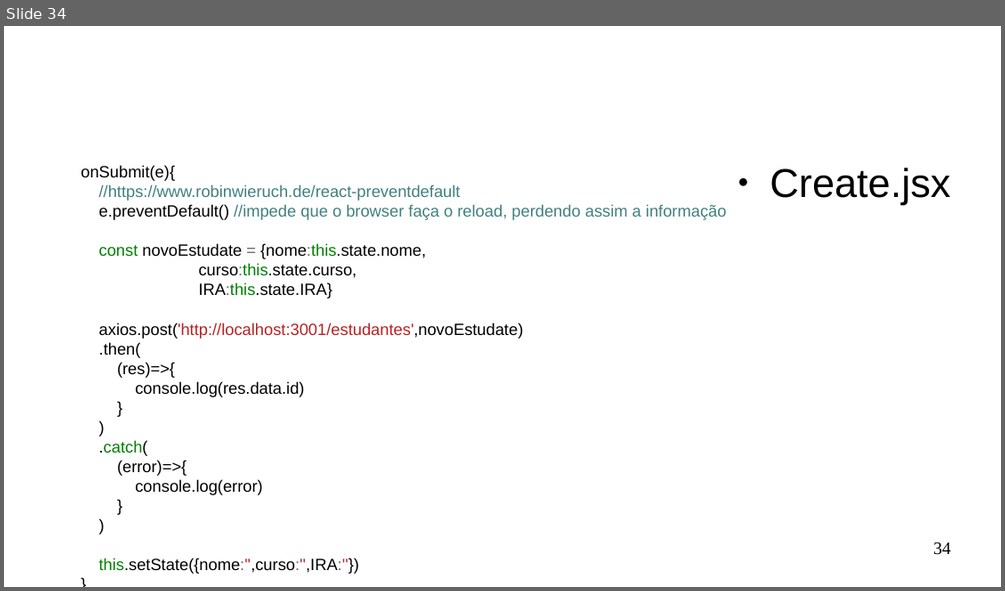
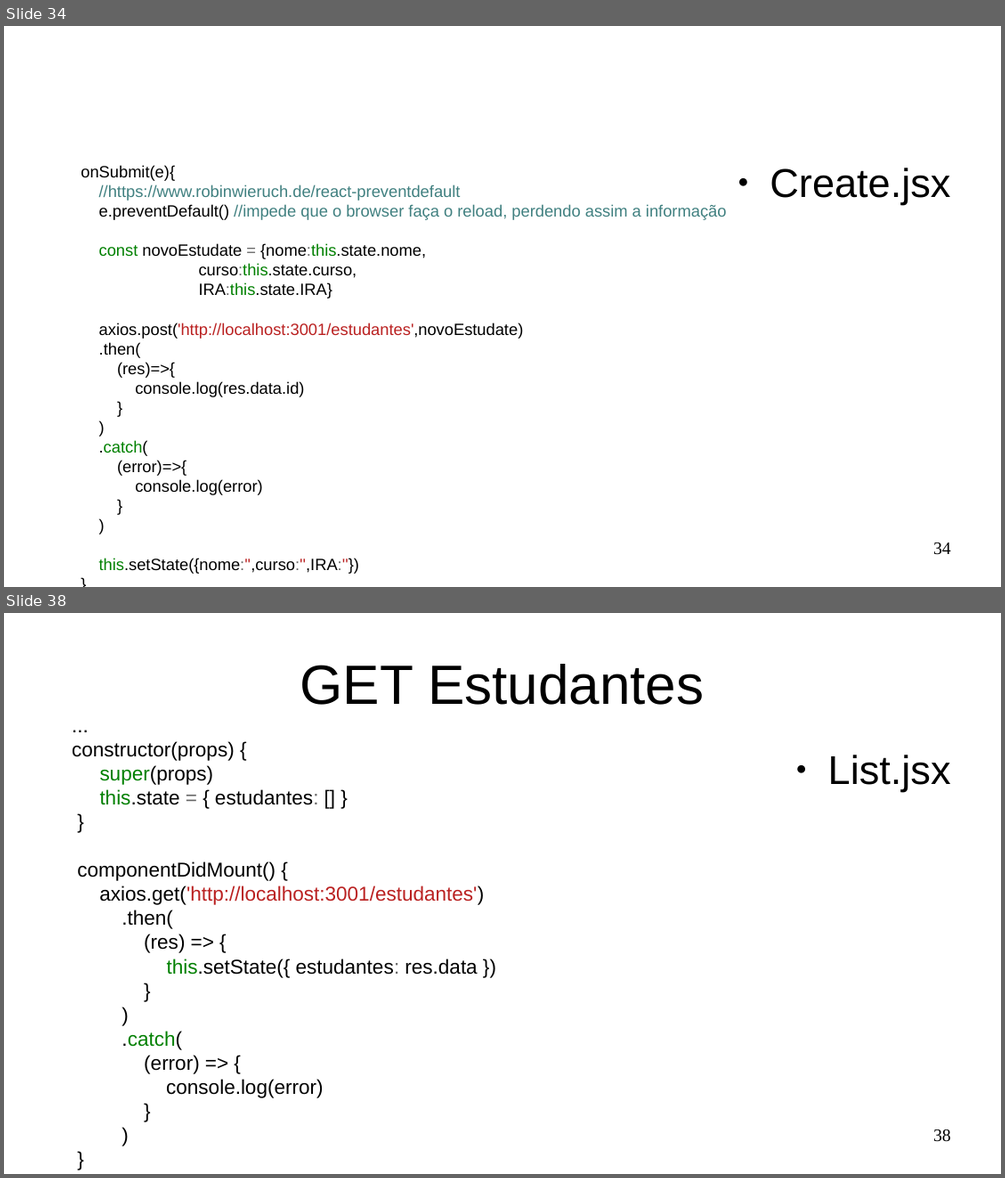
Before and after one commit to Marques-Dev/WEB_2020-1, a slide deck: SLIDES/aula03.odp. Shown one above the other, each under a label of ours: slide 34 before the commit, slides 34 and 38 after it; the slides between them are not shown. The pictures are 1005x591 and 1005x1178 pixels, drawn with LibreOffice and Linux fonts; fonts in the diff are those of the drawing. Boxes give left, top, right and bottom in pixels: in the first picture for what was removed or moved away, otherwise in the second. Text is boxed around its words. In the diff, an @@ line names an element or a change of style, - is before the commit and + after.

Commit message:
edit estudante

```diff
--- a/SLIDES/aula03.odp
+++ b/SLIDES/aula03.odp
@@ slide 38 added at [4, 613, 1001, 1174], background #FFFFFF @@
@@ title added at [300, 664, 704, 705], 44 pt, text #000000 @@
+GET Estudantes
@@ text added at [72, 741, 484, 1098], 16 pt, text #000000 @@
+...
+constructor(props) {
+super(props)
+this.state = { estudantes: [] }
+}
+componentDidMount() {
+axios.get('http://localhost:3001/estudantes')
+.then(
+(res) => {
+this.setState({ estudantes: res.data })
+}
+)
+.catch(
+(error) => {
+console.log(error)
+}
+)
+}
+…
@@ text added at [828, 755, 951, 792], 32 pt, text #000000 @@
+● List.jsx
@@ page number added at [933, 1129, 951, 1142], 14 pt, text #000000 @@
+38
```
Also in this commit, not shown: 1 slide changed, 15 other slides added, 6 slides removed, 7 other files.
